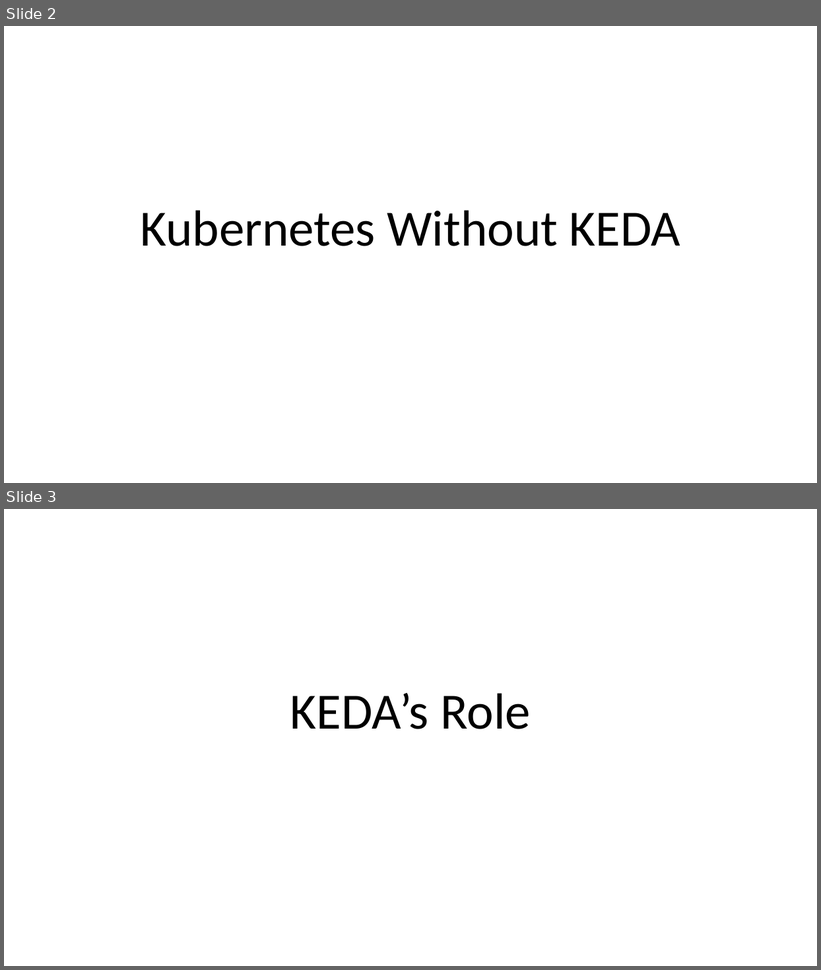
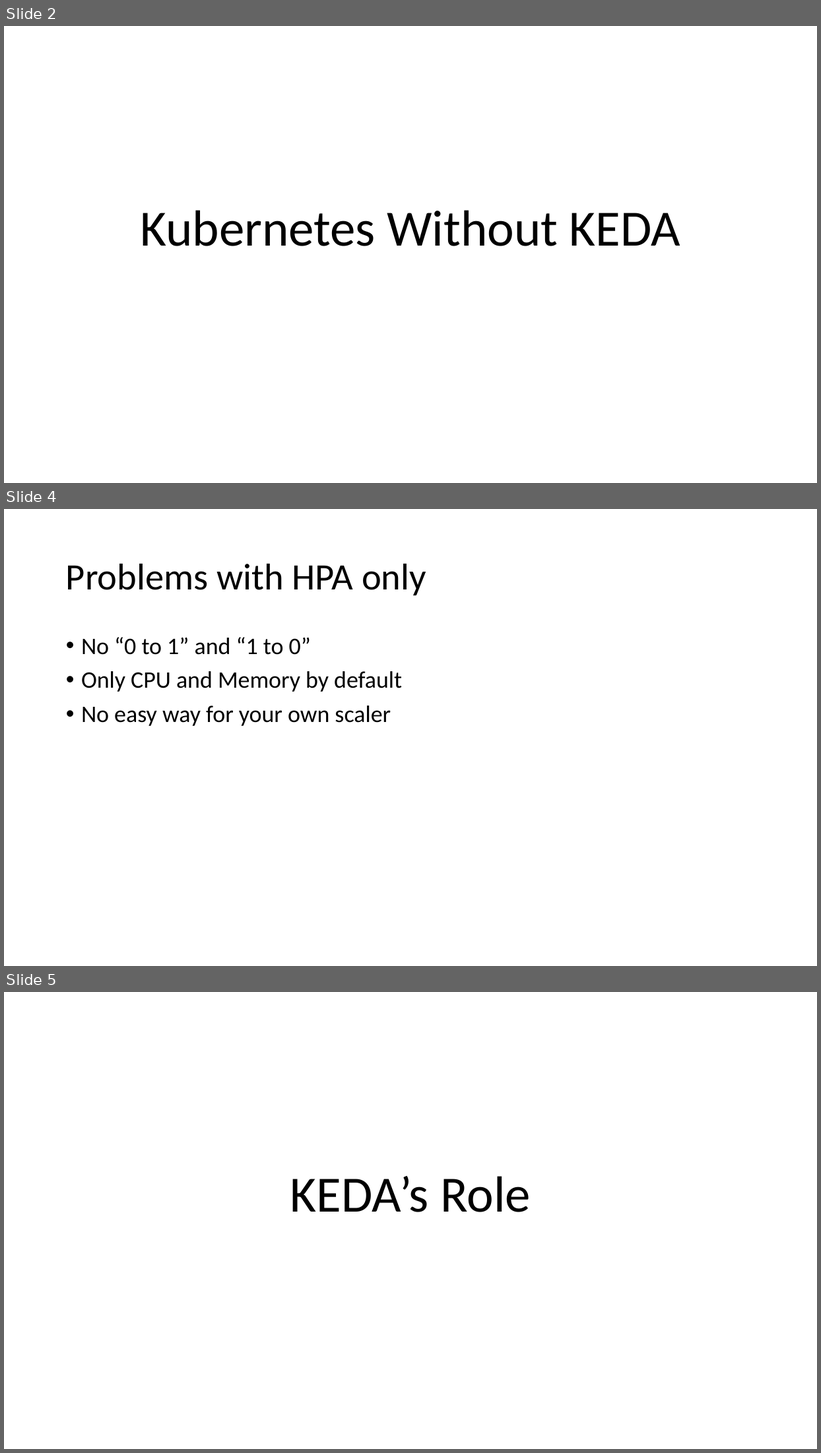
Before and after one commit to eashi/keda-workshop, a slide deck: preso.pptx. Shown one above the other, each under a label of ours: slides 2 and 3 before the commit, slides 2, 4 and 5 after it; the slides between them are not shown. The pictures are 821x970 and 821x1453 pixels, drawn with LibreOffice and Linux fonts; fonts in the diff are those of the drawing. Boxes give left, top, right and bottom in pixels: in the first picture for what was removed or moved away, otherwise in the second. Text is boxed around its words. In the diff, an @@ line names an element or a change of style, - is before the commit and + after.

```diff
--- a/preso.pptx
+++ b/preso.pptx
@@ slide 4 added at (4, 509, 817, 966), background #FFFFFF @@
@@ title added at (66, 563, 426, 595), 44 pt, text #000000 @@
+Problems with HPA only
@@ text added at (81, 637, 402, 726), 28 pt, text #000000 @@
+• No “0 to 1” and “1 to 0”
+• Only CPU and Memory by default
+• No easy way for your own scaler
@@ what was slide 3 is now slide 5 @@
```
Also in this commit, not shown: 3 other slides added.
